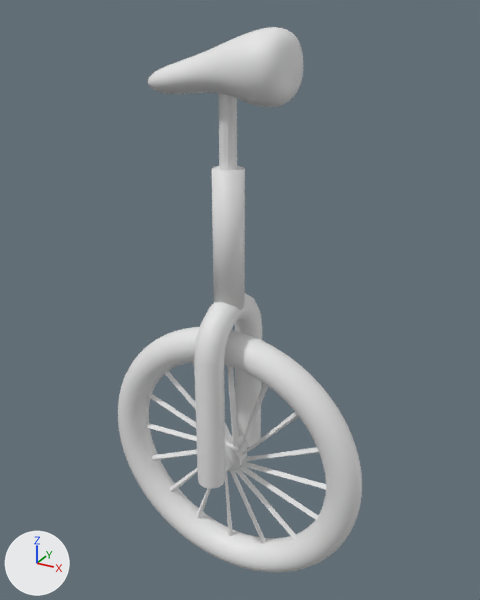
One commit to the Blender file Assets/Models/Unicycle.blend: the scene before it, then after it.
The view is the same before and after, from a camera (50 mm lens) standing at (2.83, -4.93, 4.23) and looking at (0.02, 0.18, 1.68). Lighting does not change. The marker at lower left points along +X, +Y and +Z.
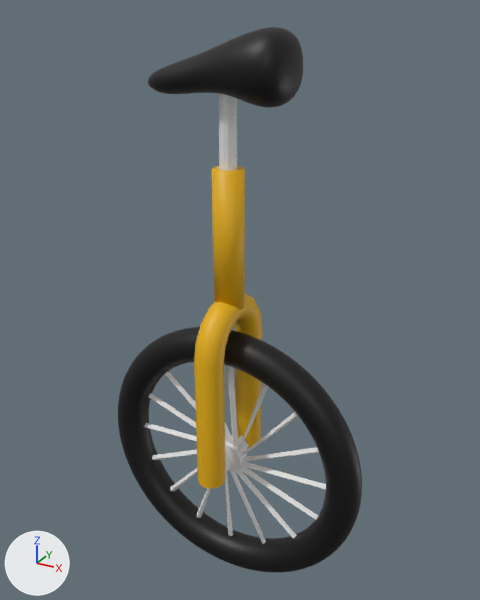
The change, as JSON lines over the scene's bpy script:
```json
{"op": "add", "block": "mat_material_001", "code": ["mat_material_001 = principled_material('Material.001')", "mat_material_001.base_color = (0.8, 0.443, 0.0000312)  # yellow #e7b200"]}
{"op": "add", "block": "mat_material", "code": ["mat_material = principled_material('Material')", "mat_material.base_color = (0.0, 0.0, 0.0)  # black #000000"]}
{"block": "me_torus", "where": "me_torus.from_pydata(...)  # 256 vertices, 256 faces; spans x -1.44..1.44, y -1.44..1.44, z -0.19..0.19"}
{"op": "add", "block": "me_torus", "code": "me_torus.materials.append(mat_material)  # black #000000"}
{"block": "me_cylinder_004", "where": "me_cylinder_004.from_pydata(...)  # 24 vertices, 14 faces; spans x -0.18..0.18, y -0.18..0.18, z -0.45..1.16"}
{"op": "add", "block": "me_cylinder_004", "code": "me_cylinder_004.materials.append(mat_material_001)  # yellow #e7b200"}
{"block": "me_cube_001", "where": "me_cube_001.from_pydata(...)  # 74 vertices, 72 faces; spans x 1.01..6.17, y -1.36..1.36, z -1.77..0.68"}
{"op": "add", "block": "me_cube_001", "code": "me_cube_001.materials.append(mat_material)  # black #000000"}
{"op": "add", "block": "cu_circle_004", "code": "cu_circle_004.materials.append(mat_material_001)  # yellow #e7b200"}
```

Location of each change, (x1, y1, x2, y2) in pixels of the pictures (480 x 600 px):
```json
{"object": "Torus", "change": "recoloured", "before": [118, 327, 362, 572], "after": [118, 327, 362, 572], "on screen": "grey to black"}
{"object": "Cube", "change": "recoloured", "before": [148, 27, 303, 108], "after": [148, 27, 303, 108], "on screen": "white to black"}
{"object": "Cylinder.001", "change": "recoloured", "before": [212, 166, 245, 310], "after": [212, 166, 245, 310], "on screen": "grey to yellow"}
```
